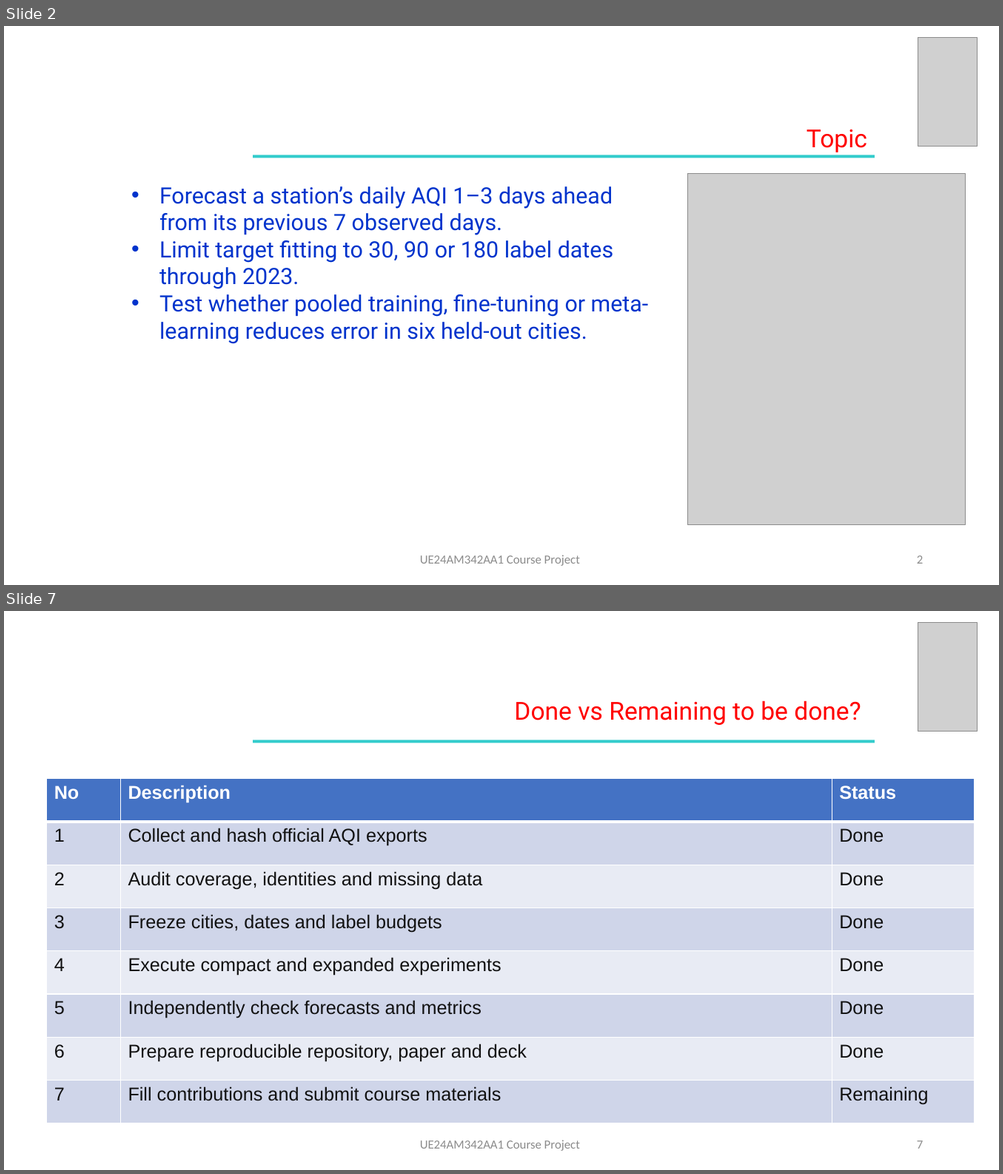
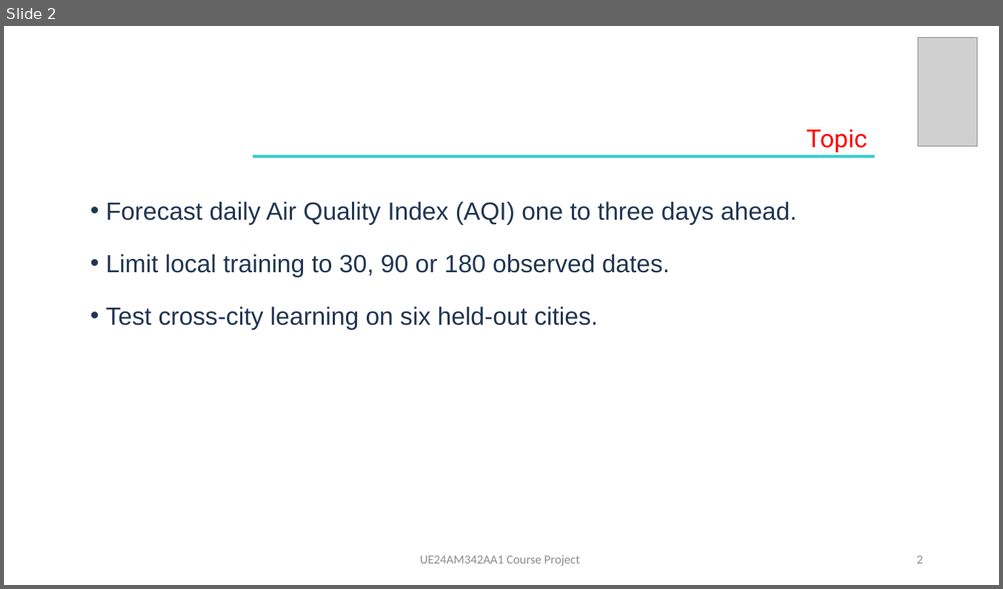
Before and after one commit to arjunsrikanthh/afml-course-project, a slide deck: slides/AFML_Final_Presentation.pptx. Shown one above the other, each under a label of ours: slides 2 and 7 before the commit, slide 2 after it; the slides between them are not shown. The pictures are 1003x1174 and 1003x589 pixels, drawn with LibreOffice and Linux fonts; fonts in the diff are those of the drawing; grey boxes stand for pictures. Boxes give left, top, right and bottom in pixels: in the first picture for what was removed or moved away, otherwise in the second. Text is boxed around its words. In the diff, an @@ line names an element or a change of style, - is before the commit and + after.

Commit message:
Finalize AFML paper, presentation, and submission materials

```diff
--- a/slides/AFML_Final_Presentation.pptx
+++ b/slides/AFML_Final_Presentation.pptx
@@ slide 7 removed at [4, 611, 999, 1170], background #FFFFFF @@
@@ picture removed at [918, 623, 978, 731] @@
@@ text removed at [514, 701, 860, 725] @@
-Done vs Remaining to be done?
@@ rectangle removed at [253, 740, 874, 743] @@
@@ table removed at [46, 779, 974, 1108], 8 rows, 3 columns @@
-No | Description | Status
-1 | Collect and hash official AQI exports | Done
-2 | Audit coverage, identities and missing data | Done
-3 | Freeze cities, dates and label budgets | Done
-4 | Execute compact and expanded experiments | Done
-5 | Independently check forecasts and metrics | Done
-6 | Prepare reproducible repository, paper and deck | Done
-7 | Fill contributions and submit course materials | Remaining
@@ text removed at [420, 1140, 580, 1151] @@
-UE24AM342AA1 Course Project
@@ page number removed at [916, 1141, 922, 1149] @@
-7
@@ slide 2 changed as well @@
@@ picture removed at [688, 174, 966, 526] @@
@@ text at [106, 201, 797, 330]: text changed; size 21.8 to 24 pt; font Roboto to Arial; text colour #0033CC to #203551 @@
-• Forecast a station’s daily AQI 1–3 days ahead from its previous 7 observed days.
-• Limit target fitting to 30, 90 or 180 label dates through 2023.
-• Test whether pooled training, fine-tuning or meta-learning reduces error in six held-out cities.
+• Forecast daily Air Quality Index (AQI) one to three days ahead.
+• Limit local training to 30, 90 or 180 observed dates.
+• Test cross-city learning on six held-out cities.
```
Also in this commit, not shown: 5 other slides changed, 8 slides added, 5 other slides removed, 35 other files.
